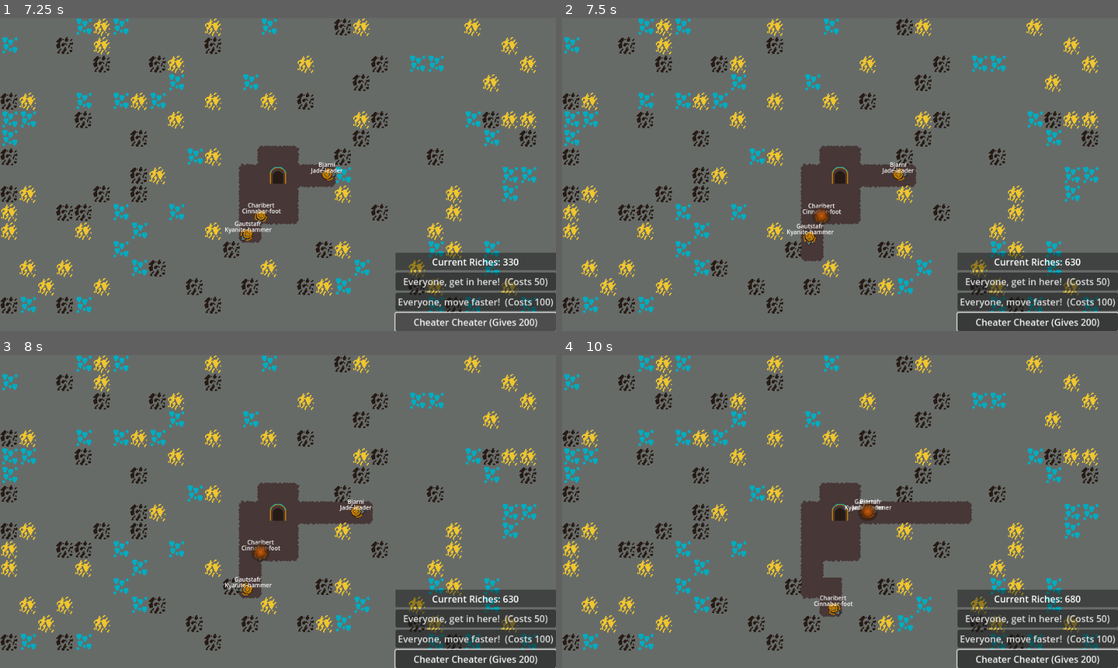
Above: before the commit, frames 1-4 (two rows, left to right).
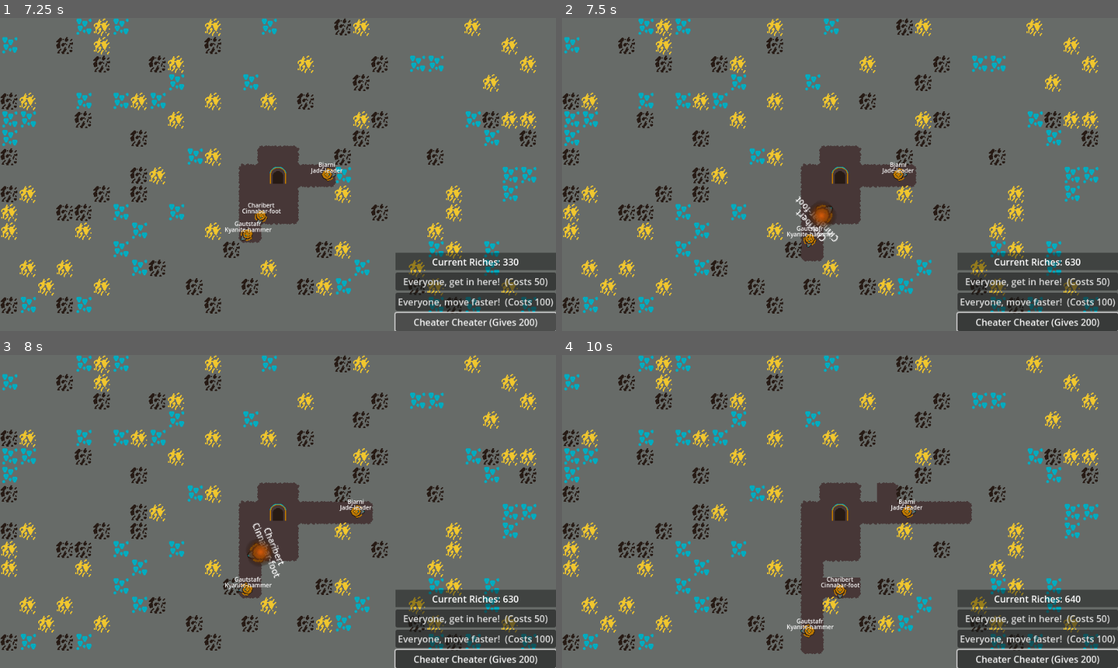
Above: after the commit, the same moments.

Repository: where-fore/dwarves
Game: Godot game, scene res://loose/main_game.tscn
The game is run twice, just before and just after one commit, with the same random seed, the same clock (stepped at 60 frames per second) and the same inputs.
Inputs (mouse positions are in pixels of both pictures, inside the frame that each line leads up to):
- Up to frame 1 (7.25 s): click "Everyone, get in here! (Costs…" at 0.5 s; click "Everyone, move faster! (Costs…" at 1.25 s; click "Cheater Cheater (Gives 200)" at 2 s; click "Everyone, get in here! (Costs…" at 2.75 s; click "Everyone, move faster! (Costs…" at 3.5 s; click "Cheater Cheater (Gives 200)" at 4.25 s; click "Everyone, get in here! (Costs…" at 5 s; click "Everyone, move faster! (Costs…" at 5.75 s; click "Cheater Cheater (Gives 200)" at 6.5 s
- Up to frame 2 (7.5 s): tap Enter at 7.25 s; move the mouse to (823, 215) at 7.27 s; tap 1 at 7.35 s; click (823, 215) at 7.42 s
- Up to frame 3 (8 s): no input
- Up to frame 4 (10 s): move the mouse to (812, 589) at 8.02 s; tap 1 at 8.1, 8.85, 9.6 s; click (812, 589) at 8.17 s; move the mouse to (945, 511) at 8.77 s; click (945, 511) at 8.92 s; move the mouse to (867, 511) at 9.52 s; click (867, 511) at 9.67 s

Frame 1 is identical in both runs. In frame 2, 0.6% of the frame differs, in the area x 40-51%, y 56-74%; in frame 3, 0.4%; in frame 4, 1.9%, in the area x 40-93%, y 40-96%.

Commit message:
the dwarves get big and spin when grabbed
incredible animation work

Diff:
--- a/project/loose/dwarf.gd
+++ b/project/loose/dwarf.gd
@@ -24,6 +24,8 @@
 var current_movement_goal:Vector2i
 
 var speed_level_multiplier:float = 1.25
+
+var grabbed_scale_factor:float = 1.5
 
 func _ready() -> void:
 	selection_highlight_parent.visible = false
@@ -70,6 +72,7 @@
 func process_movement() -> void:
 	if grabbed_by_mouse:
 		global_position = global_position.lerp(get_global_mouse_position(), 0.2)
+		rotation_degrees = randi_range(0,360) # okay this is probably a bit too fast
 		return
 
 	if redirect_cooldown <= 0:
@@ -122,13 +125,17 @@
 func _on_mouse_exited() -> void:
 	selection_highlight_parent.visible = false
 
-#on mouse click: active = false. follow mouse = true. in physics process, add: if follow mouse, then position = mouse position
-#on mouse click: if not active: follow mouse = false, active = true
-#somehow avoid clicking on spawn? maybe use two levels of "active" access
-#on click, if selection highlight and active: attach to mouse
-
-
 func _on_input_event(_viewport: Node, event: InputEvent, _shape_idx: int) -> void:
 	if event is InputEventMouseButton and event.is_pressed():
-		grabbed_by_mouse = !grabbed_by_mouse
-		grabbed_highlight_parent.visible = grabbed_by_mouse
+		toggle_mouse_grab()
+
+func toggle_mouse_grab() -> void:
+	grabbed_by_mouse = !grabbed_by_mouse
+
+	if grabbed_by_mouse:
+		grabbed_highlight_parent.visible = true
+		scale *= grabbed_scale_factor
+
+	elif not grabbed_by_mouse:
+		grabbed_highlight_parent.visible = false
+		scale /= grabbed_scale_factor
